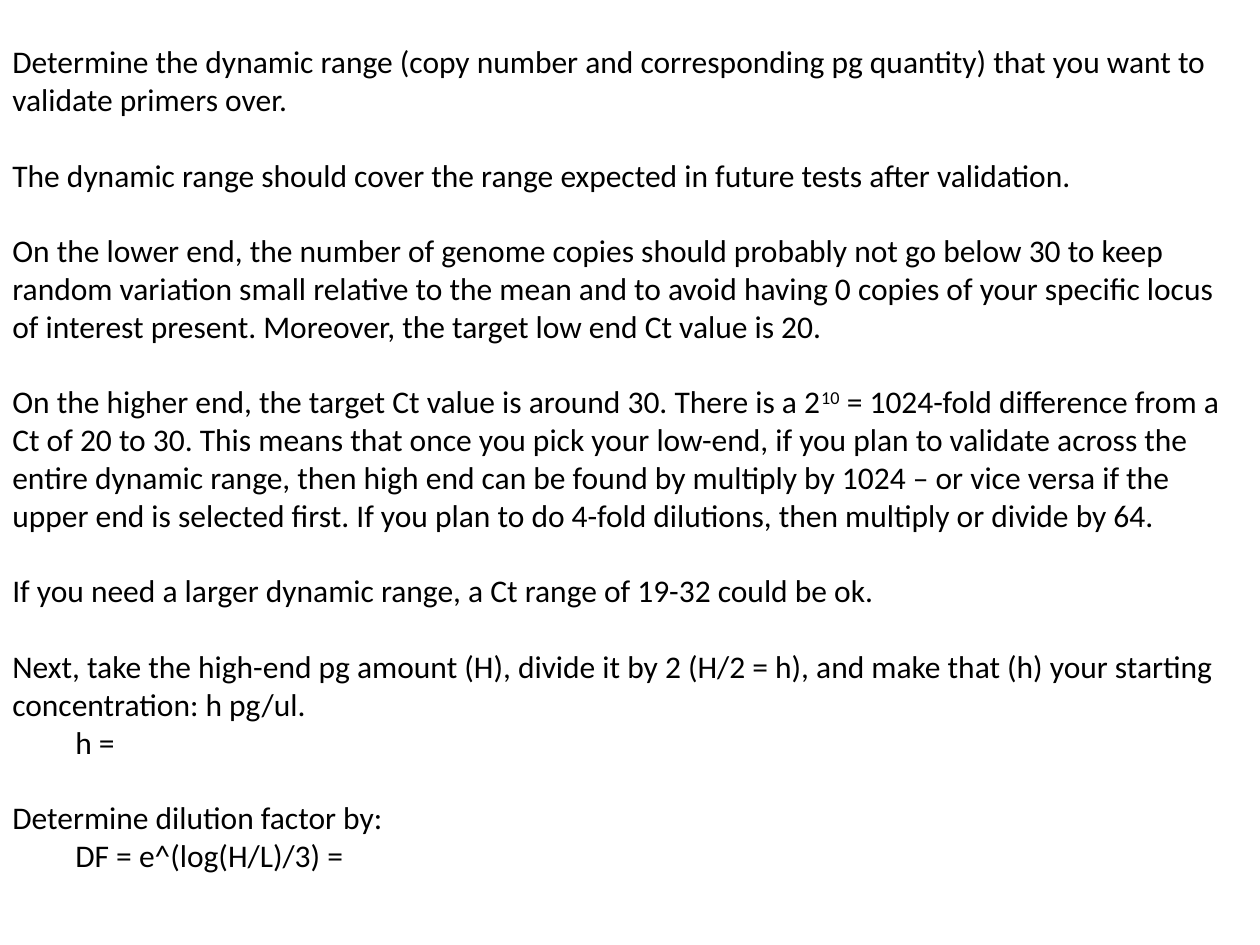
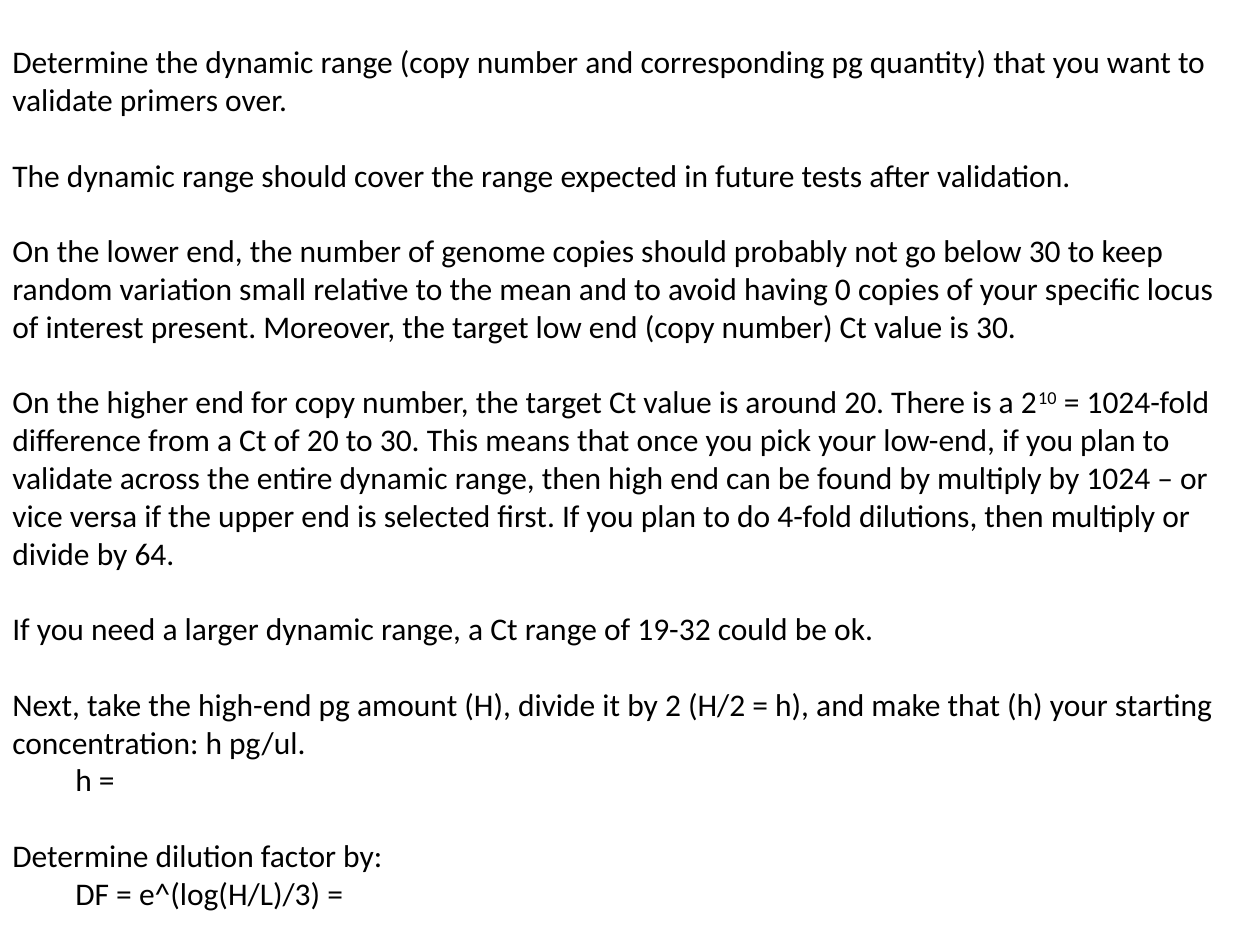
Before and after one commit to JohnUrban/sciara-project-tools, a slide deck: slide 5 of qpcr/gDNA-qPCR-notes.pptx. Drawn at 1260x945 pixels with LibreOffice and Linux fonts; fonts in the diff are those of the drawing. Boxes give left, top, right and bottom in pixels: in the first picture for what was removed or moved away, otherwise in the second. Text is boxed around its words. In the diff, an @@ line names an element or a change of style, - is before the commit and + after.

Commit message:
updated ppt

```diff
--- a/qpcr/gDNA-qPCR-notes.pptx
+++ b/qpcr/gDNA-qPCR-notes.pptx
@@ text at bbox=[12, 240, 1213, 570]: text changed @@
-On the lower end, the number of genome copies should probably not go below 30 to keep random variation small relative to the mean and to avoid having 0 copies of your specific locus of interest present. Moreover, the target low end Ct value is 20.
-On the higher end, the target Ct value is around 30. There is a 210 = 1024-fold difference from a Ct of 20 to 30. This means that once you pick your low-end, if you plan to validate across the entire dynamic range, then high end can be found by multiply by 1024 – or vice versa if the upper end is selected first. If you plan to do 4-fold dilutions, then multiply or divide by 64.
+On the lower end, the number of genome copies should probably not go below 30 to keep random variation small relative to the mean and to avoid having 0 copies of your specific locus of interest present. Moreover, the target low end (copy number) Ct value is 30.
+On the higher end for copy number, the target Ct value is around 20. There is a 210 = 1024-fold difference from a Ct of 20 to 30. This means that once you pick your low-end, if you plan to validate across the entire dynamic range, then high end can be found by multiply by 1024 – or vice versa if the upper end is selected first. If you plan to do 4-fold dilutions, then multiply or divide by 64.
```
